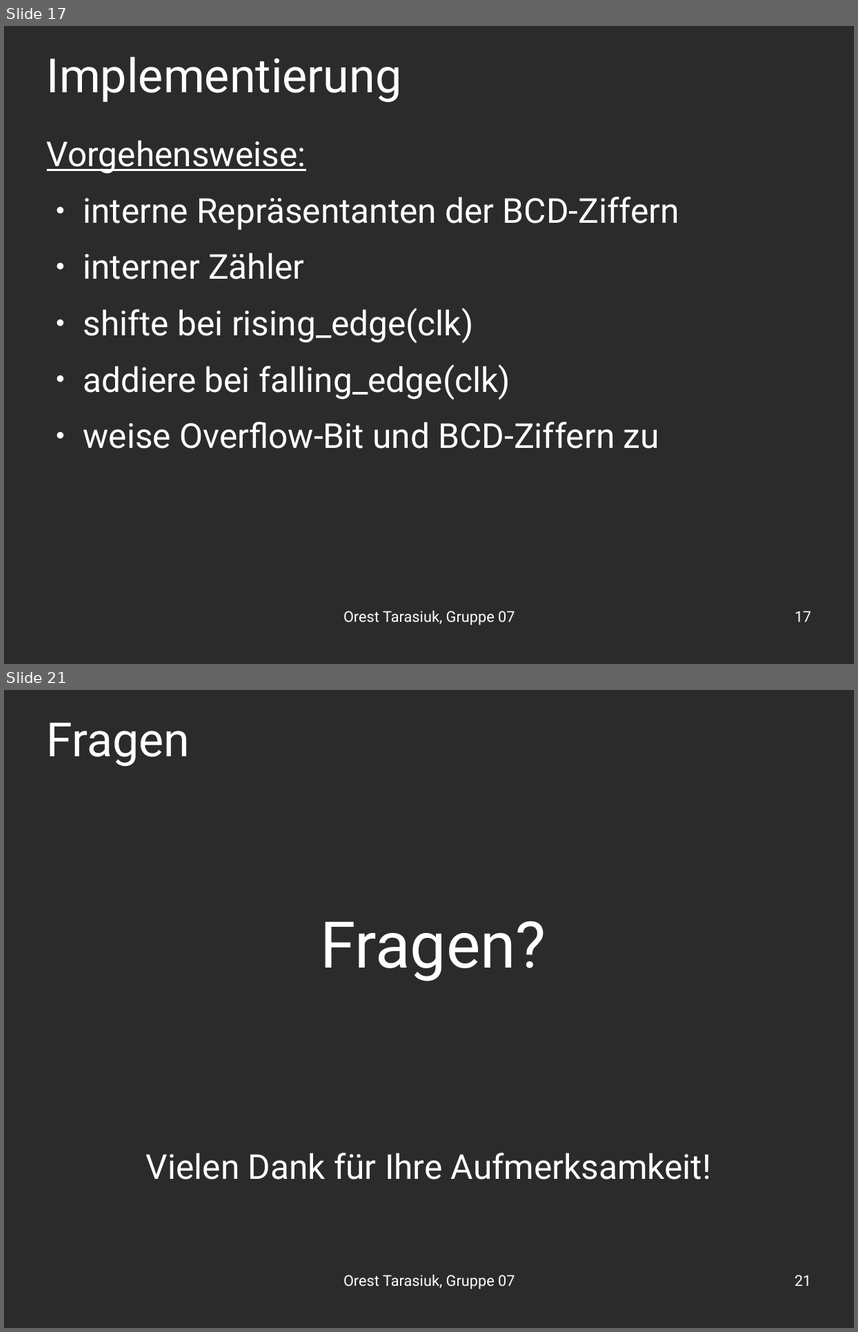
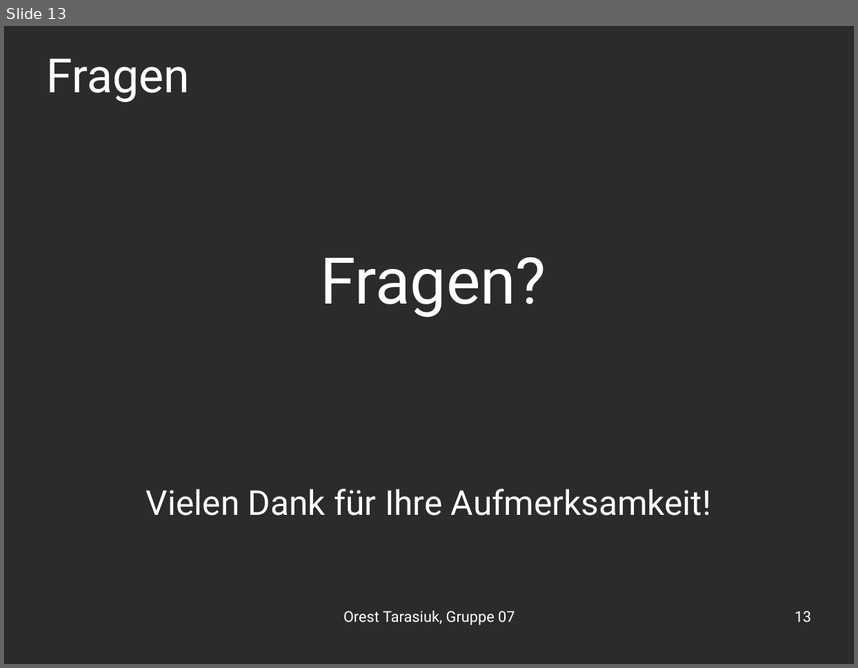
Before and after one commit to OrestTa/etip, a slide deck: Projekt2/Vortrag/vortrag2.odp. Shown one above the other, each under a label of ours: slides 17 and 21 before the commit, slide 13 after it; the slides between them are not shown. The pictures are 858x1332 and 858x668 pixels, drawn with LibreOffice and Linux fonts; fonts in the diff are those of the drawing; background and template pictures are left out; a plain dark background stands for a picture behind light text. Boxes give left, top, right and bottom in pixels: in the first picture for what was removed or moved away, otherwise in the second. Text is boxed around its words. In the diff, an @@ line names an element or a change of style, - is before the commit and + after.

```diff
--- a/Projekt2/Vortrag/vortrag2.odp
+++ b/Projekt2/Vortrag/vortrag2.odp
@@ slide 17 removed at [4,26,854,664], background picture (left out) @@
@@ title removed at [47,56,402,103] @@
-Implementierung
@@ text removed at [47,140,680,448] @@
-Vorgehensweise:
-● interne Repräsentanten der BCD-Ziffern
-● interner Zähler
-● shifte bei rising_edge(clk)
-● addiere bei falling_edge(clk)
-● weise Overflow-Bit und BCD-Ziffern zu
@@ text removed at [343,610,515,625] @@
-Orest Tarasiuk, Gruppe 07
@@ page number removed at [795,610,811,621] @@
-17
@@ what was slide 21 is now slide 13 @@
@@ page number at [795,610,811,622]: text changed @@
-21
+13
```
Also in this commit, not shown: 4 slides changed, 8 slides added, 15 other slides removed.
